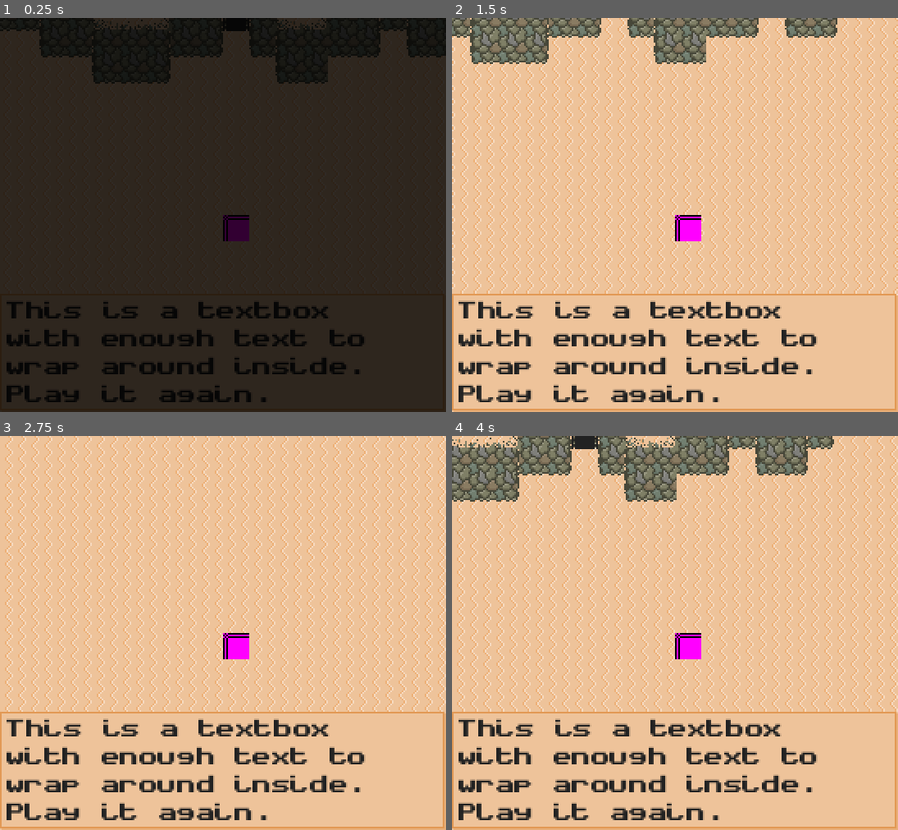
Above: before the commit, frames 1-4 (two rows, left to right).
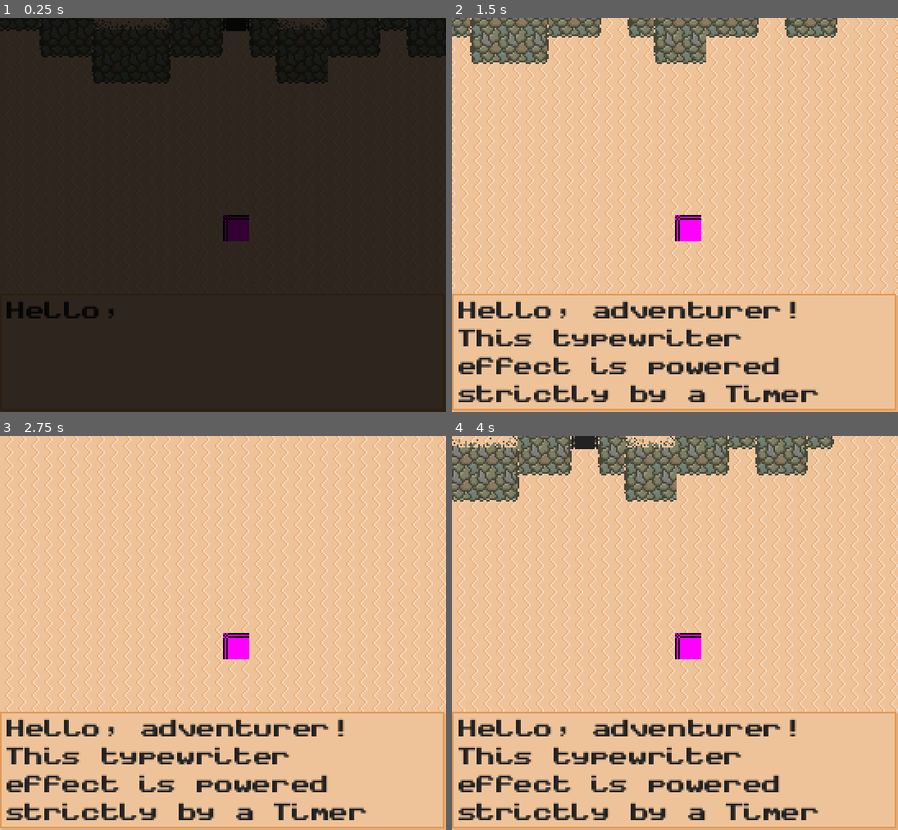
Above: after the commit, the same moments.

Repository: sherwoodjm/tomb-trials-godot
Game: Godot game, scene res://maps/outside_tomb.tscn
Two runs of this game, one before a commit and one after it. Both use one fixed random seed, a clock stepped at 60 frames per second and the inputs below.
Inputs (mouse positions are in pixels of both pictures, inside the frame that each line leads up to):
- Up to frame 1 (0.25 s): no input
- Up to frame 2 (1.5 s): tap Enter (ui_accept) at 0.5, 0.77, 0.8, 1.07, 1.35 s; move the mouse to (773, 195) at 0.52 s; hold D (key_right) 0.53-1.28 s; hold Space (key_interact) 0.53-1.28 s; move the mouse to (585, 234) at 1.27 s; hold S (key_down) from 1.28 s (still down)
- Up to frame 3 (2.75 s): tap Enter (ui_accept) at 1.52, 1.82, 2.3 s; tap Space (key_interact) at 1.55 s; move the mouse to (267, 546) at 2.02 s; release S (key_down) at 2.03 s; hold D (key_right) from 2.03 s (still down); hold Space (key_interact) from 2.03 s (still down)
- Up to frame 4 (4 s): move the mouse to (652, 711) at 2.77 s; release D (key_right) at 2.78 s; release Space (key_interact) at 2.78 s; hold W (key_up) 2.78-3.53 s; tap Space (key_interact) at 2.85 s; tap Enter (ui_accept) at 3.02, 3.32 s; move the mouse to (808, 692) at 3.52 s; hold A (key_left) from 3.53 s (still down); hold Enter (ui_accept) from 3.53 s (still down)

The runs differ from the first frame. In frame 1, 3.7% of the frame differs, in the area x 1-82%, y 72-98%; in frame 2, 5.7%, in the area x 1-83%, y 71-98%; in frame 3, 5.7%; in frame 4, 5.7%.

Commit message:
Working with Dialogue node

Diff:
--- a/dialogue.gd
+++ b/dialogue.gd
@@ -1,5 +1,45 @@
 extends CanvasLayer
 
 
-func display_text(text: String) -> void:
-	$Control.show()
+@onready var text_label: RichTextLabel = $Control/NinePatchRect/MarginContainer/RichTextLabel
+@onready var timer: Timer = $Control/Timer
+
+@export var seconds_per_character: float = 0.03
+
+func _ready() -> void:
+	# Connect the timer's timeout signal to our function programmatically
+	timer.timeout.connect(_on_timer_timeout)
+
+	# Example usage
+	display_text("Hello, adventurer! This typewriter effect is powered strictly by a Timer node.")
+
+
+func display_text(new_text: String) -> void:
+	# 1. Set the full text layout immediately
+	text_label.text = new_text
+	text_label.visible_characters = 0
+
+	# 2. Start the loop if the string isn't empty
+	if new_text.length() > 0:
+		timer.start(seconds_per_character)
+
+
+func _on_timer_timeout() -> void:
+	# Increment visible characters by 1
+	text_label.visible_characters += 1
+
+	# If there are still characters left to show, restart the timer
+	if text_label.visible_characters < text_label.text.length():
+		timer.start(seconds_per_character)
+	else:
+		timer.stop()
+
+
+func _input(event: InputEvent) -> void:
+	if event.is_action_pressed("ui_accept"):
+		# If the timer is still running, text is still typing
+		if not timer.is_stopped():
+			timer.stop()
+			text_label.visible_characters = text_label.text.length()
+		else:
+			print("Proceed to next line...")
--- a/main.gd
+++ b/main.gd
@@ -9,6 +9,18 @@
 	player.position = get_tree().current_scene.start_position
 	get_tree().current_scene.add_child(player)
 	Transition.fade_in(0.25)
+
+
+func _unhandled_key_input(event: InputEvent) -> void:
+	if event.is_action_pressed("key_interact"):
+		if not Dialogue.visible:
+			player.stop_movement()
+			Dialogue.show()
+			Dialogue.display_text("Hello world. This is an example of some dialogue happening.")
+
+		#else:
+			#Dialogue.hide()
+			#player.player_controlled = true
 
 
 func teleport_player_to_position(pos) -> void:
--- a/maps/outside_tomb.tscn
+++ b/maps/outside_tomb.tscn
@@ -55,4 +55,3 @@
 [node name="Teleporter" parent="." unique_id=1803265028 instance=ExtResource("3_3lys0")]
 position = Vector2(264, 136)
 destination_position = Vector2(256, 256)
-destination_map = "res://maps/testing_grounds.tscn"
--- a/player.gd
+++ b/player.gd
@@ -22,3 +22,8 @@
 	if velocity != Vector2.ZERO:
 		$RayCast2D.target_position = velocity.normalized() * 16
 		$RayCast2D.force_raycast_update()
+
+
+func stop_movement() -> void:
+	player_controlled = false
+	velocity = Vector2.ZERO
--- a/teleporter.tscn
+++ b/teleporter.tscn
@@ -6,6 +6,7 @@
 size = Vector2(16, 16)
 
 [node name="Teleporter" type="Area2D" unique_id=1803265028]
+collision_layer = 0
 script = ExtResource("1_eumkw")
 
 [node name="CollisionShape2D" type="CollisionShape2D" parent="." unique_id=155080669]
--- a/tilesets/desert_tomb.tres
+++ b/tilesets/desert_tomb.tres
@@ -53,80 +53,48 @@
 10:3/0 = 0
 11:3/0 = 0
 0:4/0 = 0
-0:4/0/physics_layer_0/polygon_0/points = PackedVector2Array(-8, -8, 8, -8, 8, 8, -8, 8)
 1:4/0 = 0
-1:4/0/physics_layer_0/polygon_0/points = PackedVector2Array(-8, -8, 8, -8, 8, 8, -8, 8)
 2:4/0 = 0
-2:4/0/physics_layer_0/polygon_0/points = PackedVector2Array(-8, -8, 8, -8, 8, 8, -8, 8)
 3:4/0 = 0
-3:4/0/physics_layer_0/polygon_0/points = PackedVector2Array(-8, -8, 8, -8, 8, 8, -8, 8)
 4:4/0 = 0
-4:4/0/physics_layer_0/polygon_0/points = PackedVector2Array(-8, -8, 8, -8, 8, 8, -8, 8)
 5:4/0 = 0
-5:4/0/physics_layer_0/polygon_0/points = PackedVector2Array(-8, -8, 8, -8, 8, 8, -8, 8)
 6:4/0 = 0
-6:4/0/physics_layer_0/polygon_0/points = PackedVector2Array(-8, -8, 8, -8, 8, 8, -8, 8)
 7:4/0 = 0
-7:4/0/physics_layer_0/polygon_0/points = PackedVector2Array(-8, -8, 8, -8, 8, 8, -8, 8)
 8:4/0 = 0
 9:4/0 = 0
 10:4/0 = 0
 11:4/0 = 0
 0:5/0 = 0
-0:5/0/physics_layer_0/polygon_0/points = PackedVector2Array(-8, -8, 8, -8, 8, 8, -8, 8)
 1:5/0 = 0
-1:5/0/physics_layer_0/polygon_0/points = PackedVector2Array(-8, -8, 8, -8, 8, 8, -8, 8)
 2:5/0 = 0
-2:5/0/physics_layer_0/polygon_0/points = PackedVector2Array(-8, -8, 8, -8, 8, 8, -8, 8)
 3:5/0 = 0
-3:5/0/physics_layer_0/polygon_0/points = PackedVector2Array(-8, -8, 8, -8, 8, 8, -8, 8)
 4:5/0 = 0
-4:5/0/physics_layer_0/polygon_0/points = PackedVector2Array(-8, -8, 8, -8, 8, 8, -8, 8)
 5:5/0 = 0
-5:5/0/physics_layer_0/polygon_0/points = PackedVector2Array(-8, -8, 8, -8, 8, 8, -8, 8)
 6:5/0 = 0
-6:5/0/physics_layer_0/polygon_0/points = PackedVector2Array(-8, -8, 8, -8, 8, 8, -8, 8)
 7:5/0 = 0
-7:5/0/physics_layer_0/polygon_0/points = PackedVector2Array(-8, -8, 8, -8, 8, 8, -8, 8)
 8:5/0 = 0
 10:5/0 = 0
 11:5/0 = 0
 0:6/0 = 0
-0:6/0/physics_layer_0/polygon_0/points = PackedVector2Array(-8, -8, 8, -8, 8, 8, -8, 8)
 1:6/0 = 0
-1:6/0/physics_layer_0/polygon_0/points = PackedVector2Array(-8, -8, 8, -8, 8, 8, -8, 8)
 2:6/0 = 0
-2:6/0/physics_layer_0/polygon_0/points = PackedVector2Array(-8, -8, 8, -8, 8, 8, -8, 8)
 3:6/0 = 0
-3:6/0/physics_layer_0/polygon_0/points = PackedVector2Array(-8, -8, 8, -8, 8, 8, -8, 8)
 4:6/0 = 0
-4:6/0/physics_layer_0/polygon_0/points = PackedVector2Array(-8, -8, 8, -8, 8, 8, -8, 8)
 5:6/0 = 0
-5:6/0/physics_layer_0/polygon_0/points = PackedVector2Array(-8, -8, 8, -8, 8, 8, -8, 8)
 6:6/0 = 0
-6:6/0/physics_layer_0/polygon_0/points = PackedVector2Array(-8, -8, 8, -8, 8, 8, -8, 8)
 7:6/0 = 0
-7:6/0/physics_layer_0/polygon_0/points = PackedVector2Array(-8, -8, 8, -8, 8, 8, -8, 8)
 8:6/0 = 0
 9:6/0 = 0
 10:6/0 = 0
 11:6/0 = 0
 0:7/0 = 0
-0:7/0/physics_layer_0/polygon_0/points = PackedVector2Array(-8, -8, 8, -8, 8, 8, -8, 8)
 1:7/0 = 0
-1:7/0/physics_layer_0/polygon_0/points = PackedVector2Array(-8, -8, 8, -8, 8, 8, -8, 8)
 2:7/0 = 0
-2:7/0/physics_layer_0/polygon_0/points = PackedVector2Array(-8, -8, 8, -8, 8, 8, -8, 8)
 3:7/0 = 0
-3:7/0/physics_layer_0/polygon_0/points = PackedVector2Array(-8, -8, 8, -8, 8, 8, -8, 8)
 4:7/0 = 0
-4:7/0/physics_layer_0/polygon_0/points = PackedVector2Array(-8, -8, 8, -8, 8, 8, -8, 8)
 5:7/0 = 0
-5:7/0/physics_layer_0/polygon_0/points = PackedVector2Array(-8, -8, 8, -8, 8, 8, -8, 8)
 6:7/0 = 0
-6:7/0/physics_layer_0/polygon_0/points = PackedVector2Array(-8, -8, 8, -8, 8, 8, -8, 8)
 7:7/0 = 0
-7:7/0/physics_layer_0/polygon_0/points = PackedVector2Array(-8, -8, 8, -8, 8, 8, -8, 8)
 8:7/0 = 0
 9:7/0 = 0
 10:7/0 = 0
@@ -155,5 +123,4 @@
 7:10/0 = 0
 
 [resource]
-physics_layer_0/collision_layer = 1
 sources/0 = SubResource("TileSetAtlasSource_b28x8")
